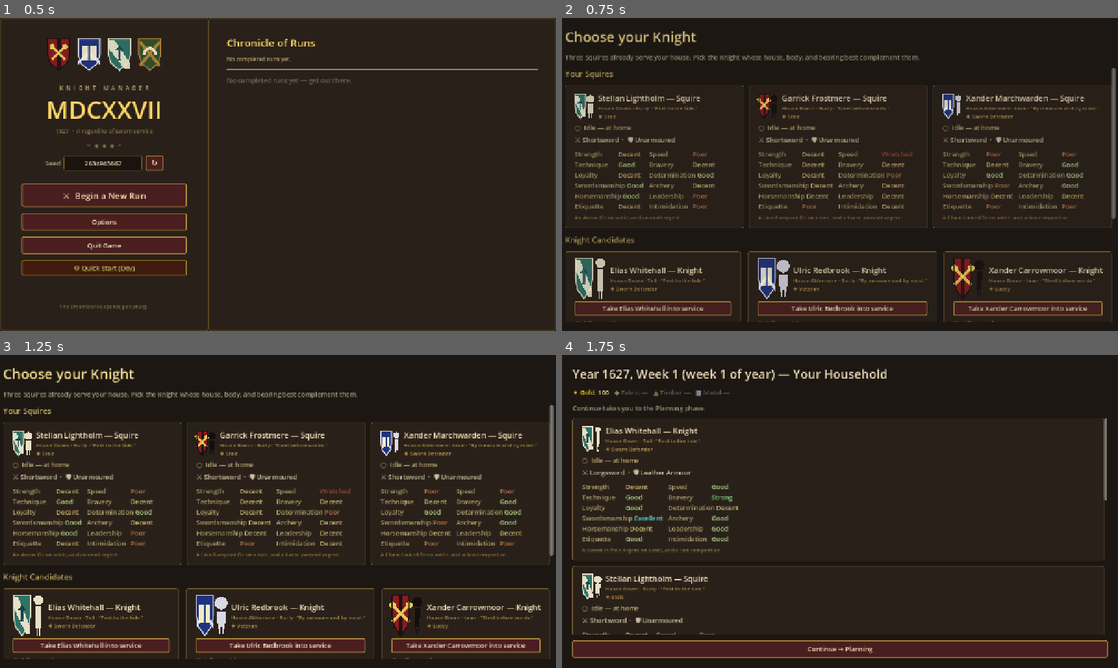
Above: before the commit, frames 1-4 (two rows, left to right).
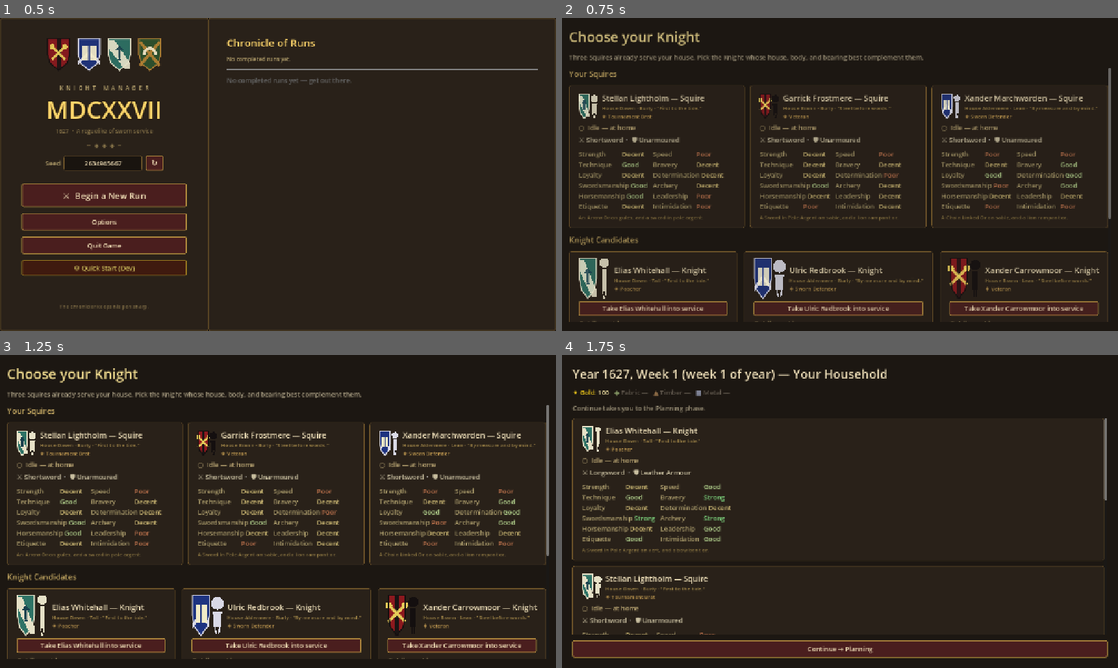
Above: after the commit, the same moments.

Repository: Jackz0Knight/KM27
Game: Godot game, scene res://scenes/Main.tscn
Same seed, same stepped clock (60 frames per second), same inputs: the game is played once before the commit and once after it.
Inputs:
- Up to frame 1 (0.5 s): no input
- Up to frame 2 (0.75 s): click "⚔ Begin a New Run" at 0.5 s
- Up to frame 3 (1.25 s): no input
- Up to frame 4 (1.75 s): click "Take Elias Whitehall into ser…" at 1.25 s

Frame 1 is identical in both runs. In frame 2, 12% of the frame differs, in the area x 0-100%, y 4-98%; in frame 3, 12%; in frame 4, 0.9%.

Commit message:
feat(content): 2 combat + 2 away + 4 story + 2 traits
Pure data additions across all four content catalogs — no code changes.

Combat events (CombatEventDB, 3 → 5)
- midnight_skirmish   bandit_ambush template, 12-22 gold + bundle,
                      Uncommon item, +2/-1 rep, min_week 10
- ogre_in_the_hills   home_battle template, home bundle, 30% Rare item,
                      +5/-3 rep, min_week 20

Away modes (AwayModeDB, 8 → 10)
- hunt_rogue_mage     single dangerous target, +4/-2 rep, min_week 14
- escort_diplomat     decent purse + standing, +3/-2 rep, min_week 8

Story events (StoryEventDB, 78 → 82)
- sworn_sister_arrives  old friend's quiet attention, pure non-check
- quiet_anniversary     private reflection, big PA + loyalty / lonely
- borrowed_book_returns book comes home with marginalia worth reading
- long_winter_warning   prep beat — buy grain, dig wells, brace

Traits (TraitPool, 12 → 14)
- silver_tongue  +2 Etq +1 Lea -1 Swd
- haunted        +1 Spd +1 Det +1 Loy -1 Bra +10 PA (high-PA, low weight)

ROADMAP Progress Log updated.

https://claude.ai/code/session_015mU5CSmLPQHYYqJbqa5Fxb

Diff:
--- a/scripts/data/away_mode_db.gd
+++ b/scripts/data/away_mode_db.gd
@@ -175,6 +175,42 @@
 		"epithet_tag":      "pillage_win",
 		"map_tooltip":      "Lighter combat than expected. Big metal haul from the strike. Good odds on a Rare item; the chronicler is half-mad with anticipation.",
 	},
+	"hunt_rogue_mage": {
+		"label":            "🔮  Hunt a Rogue Mage",
+		"glyph":            "🔮",
+		"intro":            "A village headman writes the household: a hedge-witch has gone too far. The neighbouring lord will not act; he asks if your knight will.",
+		"min_week":         14,
+		"combat_template":  "bandit_ambush",
+		"reward_kind":      "gold_and_bundle",
+		"gold_min":         18,
+		"gold_max":         30,
+		"bundle_lo":        1,
+		"bundle_hi":        2,
+		"item_drop_chance": 0.28,
+		"item_drop_rarity": 2,
+		"rep_on_win":       4,
+		"rep_on_loss":      -2,
+		"epithet_tag":      "assault_win",
+		"map_tooltip":      "Single dangerous target. Big rep on the win — the realm notices a knight who handles what neighbouring lords will not.",
+	},
+	"escort_diplomat": {
+		"label":            "📜  Escort a Diplomat",
+		"glyph":            "📜",
+		"intro":            "A herald in a friendly house's colours rides for the gate at speed: their diplomat needs an armed escort to the next county. Today.",
+		"min_week":         8,
+		"combat_template":  "pillage",
+		"reward_kind":      "gold_and_bundle",
+		"gold_min":         22,
+		"gold_max":         36,
+		"bundle_lo":        1,
+		"bundle_hi":        2,
+		"item_drop_chance": 0.14,
+		"item_drop_rarity": 1,
+		"rep_on_win":       3,
+		"rep_on_loss":      -2,
+		"epithet_tag":      "pillage_win",
+		"map_tooltip":      "Decent purse + standing for hosting the friendly house's interest. Combat varies — sometimes nothing, sometimes a road ambush.",
+	},
 }
 
 
--- a/scripts/data/combat_event_db.gd
+++ b/scripts/data/combat_event_db.gd
@@ -88,6 +88,45 @@
 		"tactics_advice":   "Use Defense formation — careful weapons, careful intent. Hold the line.",
 		"stakes":           "Win → gold purse + bundle + 35% Rare item drop + +3 reputation. Loss → −2 reputation.",
 	},
+
+	"midnight_skirmish": {
+		"label":            "A Midnight Skirmish",
+		"intro_set":        "A small enemy force has crossed the boundary stones — twenty riders by the watch's count, no banner, no warning.",
+		"intro_no_defender": "No one home — the riders pass through, light a roof, and ride on by dawn.",
+		"combat_template":  "bandit_ambush",
+		"reward_kind":      "gold_and_bundle",
+		"gold_min":         12,
+		"gold_max":         22,
+		"bundle_lo":        1,
+		"bundle_hi":        2,
+		"item_drop_fn":     "ambush",
+		"epithet_tag":      "home_battle_won",
+		"rep_on_win":       2,
+		"rep_on_loss":      -1,
+		"rep_on_no_defender": -2,
+		"min_week":         10,
+		"flavour_text":     "Riders without colours — bandits or worse, hard to tell at this hour.",
+		"tactics_advice":   "Use Defense formation — a small contact, but no warning means little time to set the field.",
+		"stakes":           "Win → gold purse + bundle + Uncommon item chance + +2 reputation. Loss → −1 reputation.",
+	},
+
+	"ogre_in_the_hills": {
+		"label":            "An Ogre in the Hills",
+		"intro_set":        "Three shepherds in the last week have come to the gate with the same story, told in the same uneasy voice.",
+		"intro_no_defender": "No one home — the shepherds will not return to the upland pasture until autumn.",
+		"combat_template":  "home_battle",
+		"reward_kind":      "home_bundle",
+		"item_drop_fn":     "rare_biased",
+		"item_drop_chance": 0.30,
+		"epithet_tag":      "assault_win",
+		"rep_on_win":       5,
+		"rep_on_loss":      -3,
+		"rep_on_no_defender": -2,
+		"min_week":         20,
+		"flavour_text":     "An ogre, or a creature near enough that the distinction is academic. It has thinned a herd already.",
+		"tactics_advice":   "Use Attack formation — a single hard target, hit it together.",
+		"stakes":           "Win → home bundle + 30% Rare item drop + +5 reputation. Loss → −3 reputation.",
+	},
 }
 
 
--- a/scripts/data/story_event_db.gd
+++ b/scripts/data/story_event_db.gd
@@ -2009,6 +2009,106 @@
 			},
 		],
 	},
+
+	# ---- Batch 8 — more chronicle variety ----
+
+	"sworn_sister_arrives": {
+		"label":  "A Sworn Sister Arrives",
+		"intro":  "A knight in another household's colours rides for the gate, her own seal in hand. She and your knight took a sworn-sibling oath a decade ago in a tournament neither will discuss aloud.",
+		"weight": 2,
+		"min_week": 14,
+		"min_roster_at_home": 1,
+		"outcomes": [
+			{
+				"weight": 55,
+				"note": "They spar at dusk, drink past matins, and your knight rides into next week the steadier for an old friend's quiet attention.",
+				"effects": [{"kind": "random_unit_stat", "stat": "swordsmanship", "delta": 1}, {"kind": "pa_delta", "min": 4, "max": 9}],
+			},
+			{
+				"weight": 30,
+				"note": "She has news of an old enemy. The household coffers loosen for a small purse pressed into her hand; the chronicler will not write what was traded for it.",
+				"effects": [{"kind": "gold_range", "min": -14, "max": -8}, {"kind": "reputation_range", "min": 1, "max": 3}],
+			},
+			{
+				"weight": 15,
+				"note": "She rides on at first light without explanation. Your knight stands at the gate longer than usual that morning.",
+				"effects": [{"kind": "pa_delta", "min": -4, "max": 2}],
+			},
+		],
+	},
+
+	"quiet_anniversary": {
+		"label":  "A Quiet Anniversary",
+		"intro":  "The household chronicler reminds your knight, at breakfast, that today is the anniversary of a campaign or a vow or a loss the knight remembers well enough.",
+		"weight": 2,
+		"min_week": 18,
+		"outcomes": [
+			{
+				"weight": 60,
+				"note": "Your knight spends the morning at the chapel, the afternoon in the garden, and the evening with the chronicler. Nothing is said that needs writing down; everything is set the firmer for the saying.",
+				"effects": [{"kind": "random_unit_stat", "stat": "loyalty", "delta": 1}, {"kind": "pa_delta", "min": 3, "max": 7}],
+			},
+			{
+				"weight": 25,
+				"note": "Your knight will not mark it, but the household marks it for him. By dusk the staff has set a small table with the better wine and a single empty chair.",
+				"effects": [{"kind": "all_units_stat", "stat": "loyalty", "delta": 1}],
+			},
+			{
+				"weight": 15,
+				"note": "It goes badly. The wine is finished early; the chronicler closes his book without writing. By dawn the marshal has the day's drill ready and no one mentions it again.",
+				"effects": [{"kind": "random_unit_stat", "stat": "bravery", "delta": -1}, {"kind": "pa_delta", "min": -5, "max": -1}],
+			},
+		],
+	},
+
+	"borrowed_book_returns": {
+		"label":  "A Borrowed Book Returns",
+		"intro":  "A volume your knight lent out three winters ago is delivered to the gate by a careful porter with a careful note. The book has been read, used, and respected.",
+		"weight": 1,
+		"min_week": 12,
+		"outcomes": [
+			{
+				"weight": 60,
+				"note": "Your knight reads the marginalia the borrower left. He learns something he did not know about a campaign he thought he understood.",
+				"effects": [{"kind": "random_unit_stat", "stat": "technique", "delta": 1}, {"kind": "pa_delta", "min": 2, "max": 6}],
+			},
+			{
+				"weight": 25,
+				"note": "The chronicler reads the marginalia first, and writes a long entry on the borrower's handwriting alone. The library is the richer for it.",
+				"effects": [{"kind": "pa_delta", "min": 3, "max": 7}],
+			},
+			{
+				"weight": 15,
+				"note": "The book is returned damaged. The borrower's note is apologetic; your knight reads the note twice, the book once, and writes a polite letter.",
+				"effects": [{"kind": "random_unit_stat", "stat": "etiquette", "delta": 1}],
+			},
+		],
+	},
+
+	"long_winter_warning": {
+		"label":  "A Long-Winter Warning",
+		"intro":  "An old neighbour comes to the gate at noon with bad news in three voices: an early frost in the south, a late lambing in the west, and the river running shallow.",
+		"weight": 2,
+		"min_week": 28,
+		"max_week": 44,
+		"outcomes": [
+			{
+				"weight": 50,
+				"note": "Your knight buys grain at the day's prices, not next month's. The chronicler files the receipt with quiet pleasure.",
+				"effects": [{"kind": "gold_range", "min": -14, "max": -8}, {"kind": "inventory_add", "id": "plant_fibres", "min": 2, "max": 4}],
+			},
+			{
+				"weight": 30,
+				"note": "Your knight orders the household to dig deeper on the back well and chop more timber than the marshal thinks is needed. The marshal is wrong this week; the marshal will write the inventory longer next month.",
+				"effects": [{"kind": "inventory_add", "id": "logs", "min": 2, "max": 4}, {"kind": "all_units_stat", "stat": "determination", "delta": 1}],
+			},
+			{
+				"weight": 20,
+				"note": "Your knight thanks the neighbour, doubles the watch on the kitchen stores, and asks the chaplain to say a longer word at supper.",
+				"effects": [{"kind": "random_unit_stat", "stat": "leadership", "delta": 1}],
+			},
+		],
+	},
 }
 
 
--- a/scripts/data/trait_pool.gd
+++ b/scripts/data/trait_pool.gd
@@ -107,6 +107,20 @@
 		"pa_mod":      0,
 		"weight":      2,
 	},
+	"silver_tongue": {
+		"name":        "Silver Tongue",
+		"description": "Can negotiate a hostile lord into a friendly toast in under a quarter hour. The trick is mostly in the listening.",
+		"stat_mods":   {"etiquette": 2, "leadership": 1, "swordsmanship": -1},
+		"pa_mod":      0,
+		"weight":      2,
+	},
+	"haunted": {
+		"name":        "Haunted",
+		"description": "Saw something at a campfire once that he will not name. Sleeps poorly; rides harder; checks every corner twice.",
+		"stat_mods":   {"speed": 1, "determination": 1, "bravery": -1, "loyalty": 1},
+		"pa_mod":      10,
+		"weight":      1,
+	},
 }
 
 
Not shown, changed: ROADMAP.md
